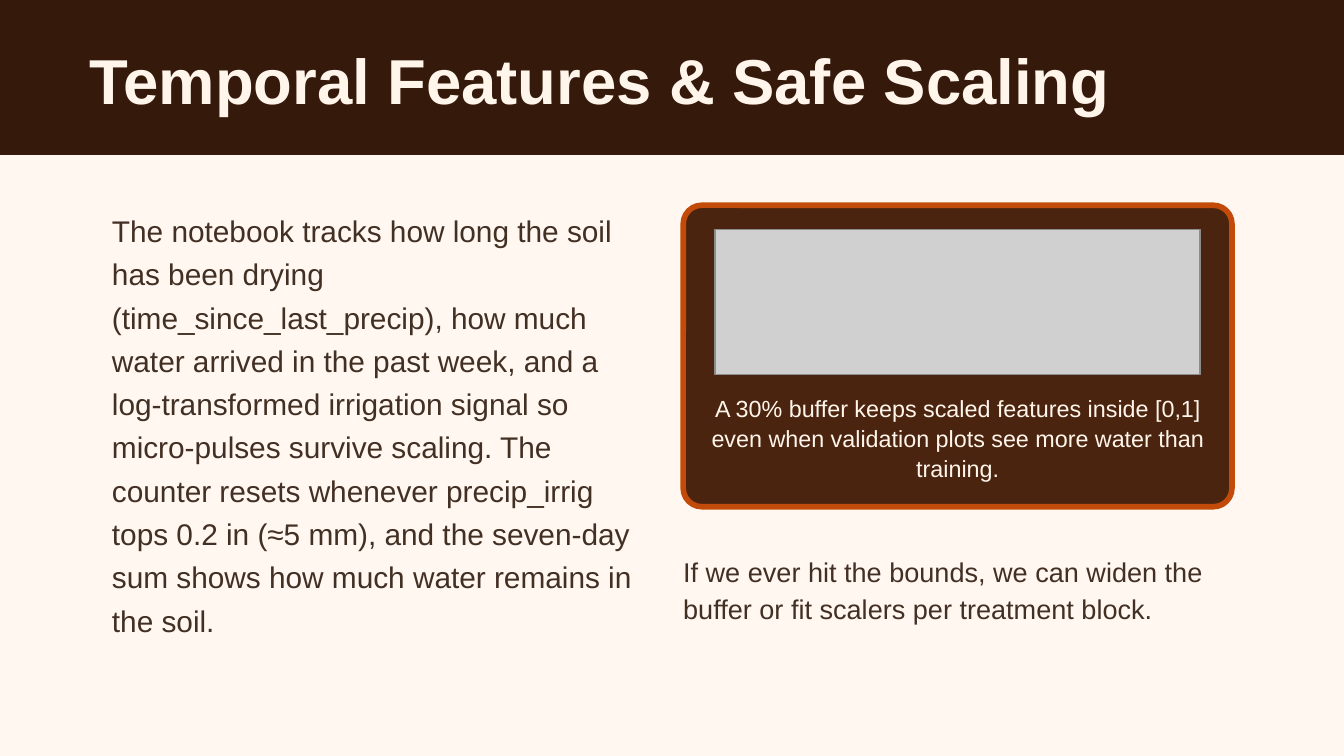
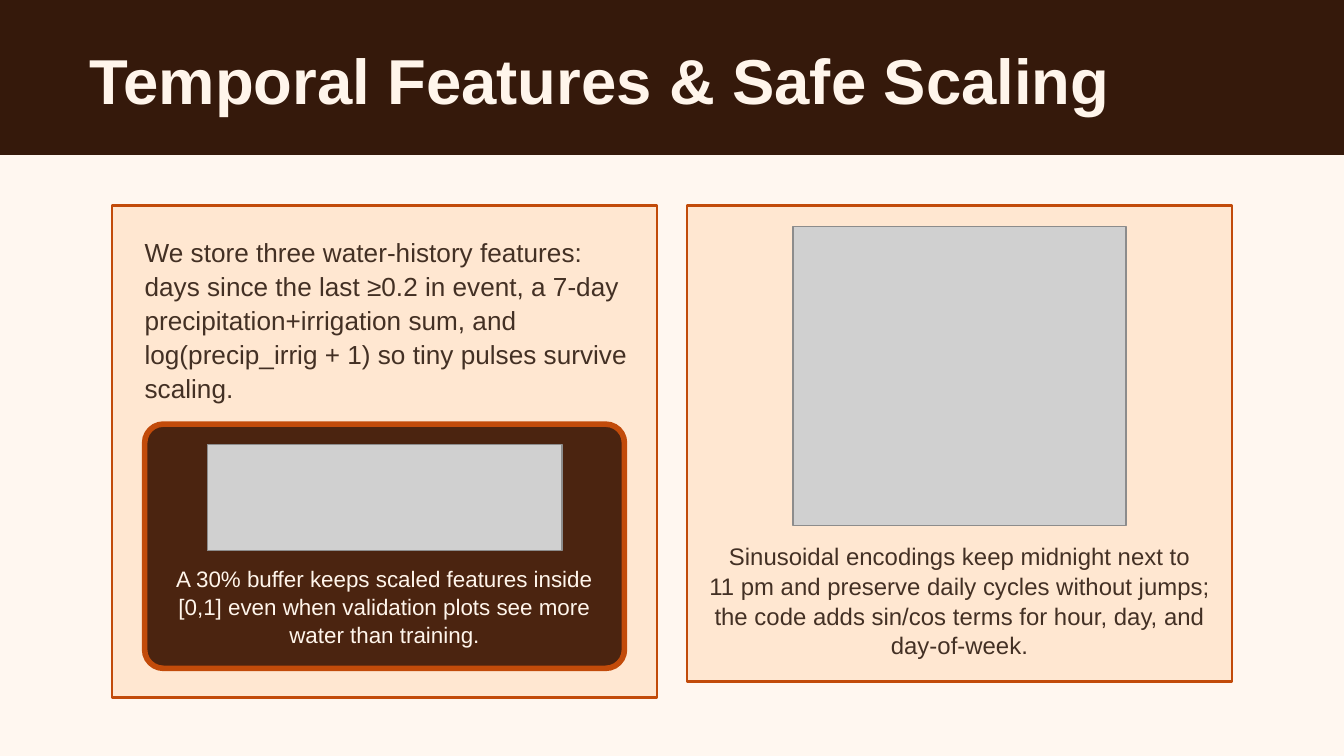
Before and after one commit to Bryan-Nsoh/slide-maker, a slide deck: slide 18 of workspace/presentations/eda-lstm-vwc-prediction.pptx. Drawn at 1344x756 pixels with LibreOffice and Linux fonts; fonts in the diff are those of the drawing; grey boxes stand for pictures. Boxes give left, top, right and bottom in pixels: in the first picture for what was removed or moved away, otherwise in the second. Text is boxed around its words. In the diff, an @@ line names an element or a change of style, - is before the commit and + after.

Commit message:
Integrate final visuals for features, modeling, and validation

```diff
--- a/workspace/presentations/eda-lstm-vwc-prediction.pptx
+++ b/workspace/presentations/eda-lstm-vwc-prediction.pptx
@@ rectangle: place and size @@
-rectangle at (112,220,631,633)
+rectangle at (112,206,657,698)
@@ rectangle at (112,206,657,698): fill none to #FFE7D1; outline none to #C24B0A 1.5 pt @@
@@ rectangle added at (687,206,1232,681), fill #FFE7D1, outline #C24B0A 1.5 pt @@
@@ text in rectangle at (112,220,631,633): text removed @@
-The notebook tracks how long the soil has been drying (time_since_last_precip), how much water arrived in the past week, and a log-transformed irrigation signal so micro-pulses survive scaling. The counter resets whenever precip_irrig tops 0.2 in (≈5 mm), and the seven-day sum shows how much water remains in the soil.
@@ picture added at (793,227,1126,526) @@
@@ text added at (145,243,627,404), 14 pt, text #433024 @@
+We store three water-history features: days since the last ≥0.2 in event, a 7-day precipitation+irrigation sum, and log(precip_irrig + 1) so tiny pulses survive scaling.
@@ rounded rectangle: place and size @@
-rounded rectangle at (683,206,1231,507)
+rounded rectangle at (145,425,625,669)
@@ rounded rectangle at (145,425,625,669): proportions changed @@
@@ picture: place and size @@
-picture at (715,230,1200,375)
+picture at (207,445,562,551)
@@ text "A 30% buffer keeps scaled ...": place and size @@
-text "A 30% buffer keeps scaled ..." at (712,400,1203,482)
+text "A 30% buffer keeps scaled ..." at (176,570,592,648)
@@ text "A 30% buffer keeps scaled ..." at (176,570,592,648): size 12.5 to 12 pt; line spacing 16.2pt to 15pt; less space between paragraphs @@
@@ text removed at (683,562,1203,624) @@
-If we ever hit the bounds, we can widen the buffer or fit scalers per treatment block.
@@ text added at (709,547,1210,659), 12.8 pt, text #433024 @@
+Sinusoidal encodings keep midnight next to 11 pm and preserve daily cycles without jumps; the code adds sin/cos terms for hour, day, and day-of-week.
```
Also in this commit, not shown: 3 other slides changed, 1 slide added, 1 slide removed, 7 other files.
